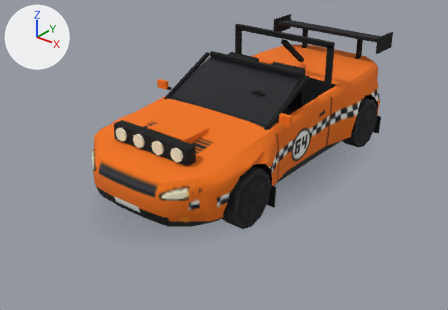
The glTF model modelos/procela.glb, before and after one commit.
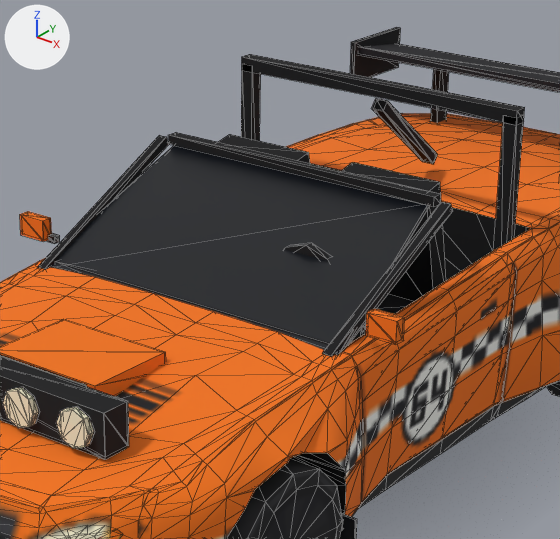
Old and new are each drawn whole from a camera (50 mm lens) standing at (4.03, -5.53, 3.36) and looking at (-0.08, -0.4, 0.18) and again close up on the part from 34% to 77% of the width and 1% to 63% of the height. Lighting does not change. The marker at upper left points along +X, +Y and +Z. The older version's two pictures come first. The close-ups show mesh edges as thin lines. Where no turn or scale is listed for an object, it has been applied to the vertices. Vertices at exactly the same position are counted once.

Objects in the first close-up: 'Capo_malha', 'Carroceria', 'Farol', 'Porta_D_malha', 'Porta_E_malha', 'Roda_DE', 'Tampa_malha' and 1 more.
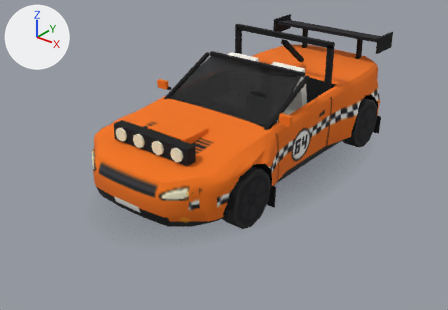
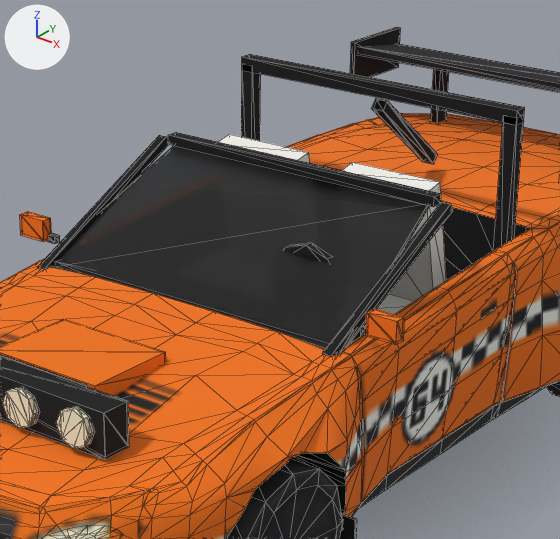
Where the change shows, as pixel boxes (x1, y1, x2, y2) in the close-ups (560 x 539 px; the box of a moved part takes in the faces that stretch with it):
part 1 of me_carroceria_001, moved or reshaped (not visible afterwards)
    before: (361, 294, 414, 336)
part 2 of me_carroceria_001, moved or reshaped
    before: (219, 65, 446, 301)
    after: (241, 54, 525, 261)
part 3 of me_carroceria_001, moved or reshaped (not visible before)
    after: (341, 162, 446, 336)
part 4 of me_carroceria_001, moved or reshaped (not visible before)
    after: (219, 134, 310, 163)
part 5 of me_carroceria_001, recoloured
    after: (219, 134, 310, 163)

What changed in the scene script:
```text
Add mat_banco:
    mat_banco = principled_material('Banco')
    mat_banco.base_color = (0.893, 0.873, 0.813)  # white #f3f0e9
    mat_banco.roughness = 1.0
Change me_carroceria_001:
    where me_carroceria_001.from_pydata(...)  # 892 vertices, 1582 faces; spans x -0.95..0.95, y -2.03..2.13, z 0.06..1.44
    used by ob_carroceria; location = (0.0, 0.0, 0.0)
    me_carroceria_001 part 1: the loose piece of 8 vertices spanning x 0.11..0.53, y -0.19..0.27, z 0.53..0.67 is scaled about its middle by (0.595, 0.0261, 1.71), then moved by (0.5, 1.53, -0.42)
    me_carroceria_001 part 2: 44 of 892 vertices moved; they spanned x -0.69..0.53, y -0.31..0.65, z 0.48..1.41 and now span x -0.69..0.69, y -0.31..0.65, z 0.48..1.44; mean shift (0.12, 0.11, 0.1); largest move (-0.63, 0.59, 0.48) -> (0.69, 0.59, 1.38)
    me_carroceria_001 part 3: 16 of 892 vertices moved; they spanned x -0.46..-0.38, y 1.98..2.13, z 0.2..0.3 and now span x 0.11..0.53, y -0.19..0.42, z 0.53..1.18; mean shift (0.74, -1.88, 0.5); largest move (-0.38, 2.13, 0.25) -> (0.53, -0.19, 0.53)
    me_carroceria_001 part 4: 8 of 892 vertices moved; they spanned x 0.69..0.94, y 1.56..1.58, z 0.06..0.3 and now span x -0.53..-0.11, y 0.2..0.42, z 0.62..1.18; mean shift (-1.14, -1.26, 0.72); largest move (0.69, 1.56, 0.3) -> (-0.53, 0.2, 1.16)
    me_carroceria_001 part 5: 24 faces spanning x -0.53..-0.11, y -0.19..0.42, z 0.53..1.18 switch from mat_secundaria (black #131318) to mat_banco (white #f3f0e9)
```
